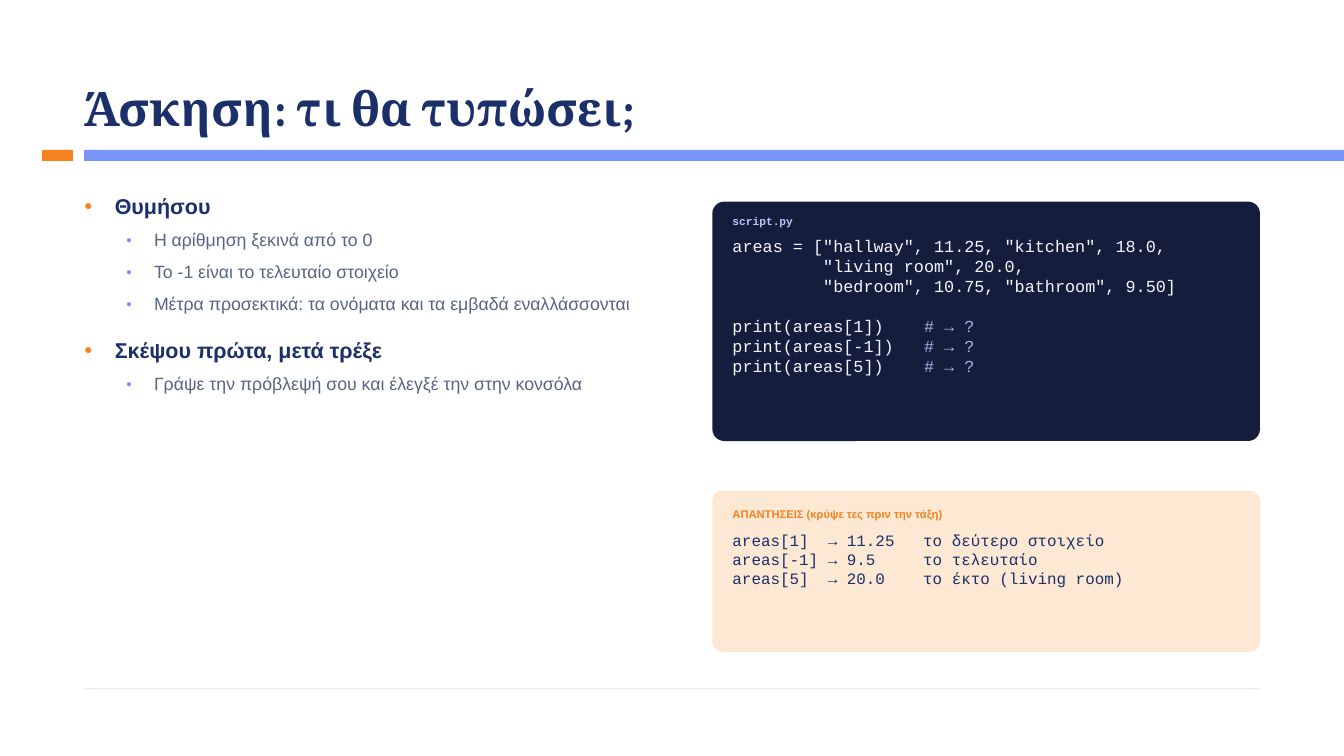
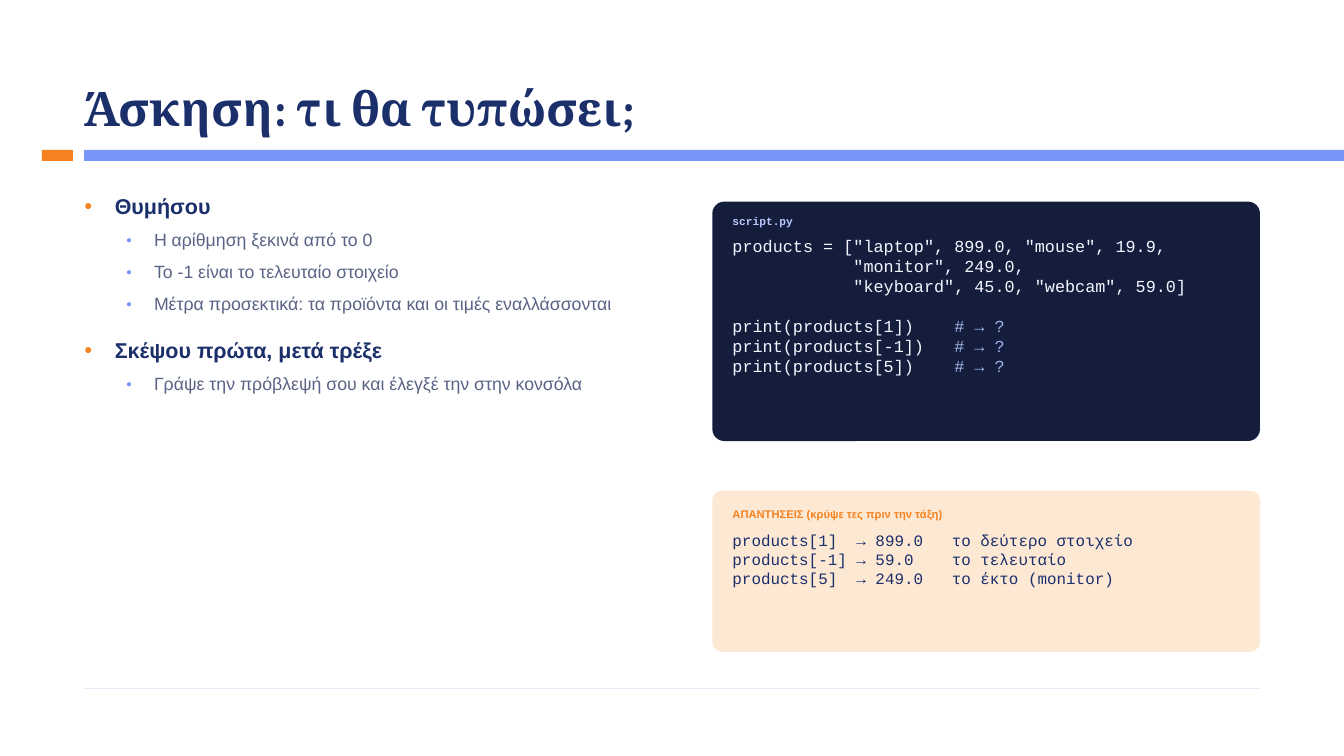
Before and after one commit to kalampokis/kalampokis.github.io, a slide deck: slide 26 of bap/Week3/BAP_Week3_Python_Basics.pptx. Drawn at 1344x756 pixels with LibreOffice and Linux fonts; fonts in the diff are those of the drawing. Boxes give left, top, right and bottom in pixels: in the first picture for what was removed or moved away, otherwise in the second. Text is boxed around its words. In the diff, an @@ line names an element or a change of style, - is before the commit and + after.

```diff
--- a/bap/Week3/BAP_Week3_Python_Basics.pptx
+++ b/bap/Week3/BAP_Week3_Python_Basics.pptx
@@ text at bbox=[732, 240, 1186, 376]: text changed @@
-areas = ["hallway", 11.25, "kitchen", 18.0,
-"living room", 20.0,
-"bedroom", 10.75, "bathroom", 9.50]
-print(areas[1]) # → ?
-print(areas[-1]) # → ?
-print(areas[5]) # → ?
+products = ["laptop", 899.0, "mouse", 19.9,
+"monitor", 249.0,
+"keyboard", 45.0, "webcam", 59.0]
+print(products[1]) # → ?
+print(products[-1]) # → ?
+print(products[5]) # → ?
@@ text at bbox=[154, 297, 611, 314]: text changed @@
-  ● Μέτρα προσεκτικά: τα ονόματα και τα εμβαδά εναλλάσσονται
+  ● Μέτρα προσεκτικά: τα προϊόντα και οι τιμές εναλλάσσονται
@@ text at bbox=[732, 535, 1114, 588]: text changed @@
-areas[1] → 11.25 το δεύτερο στοιχείο
-areas[-1] → 9.5 το τελευταίο
-areas[5] → 20.0 το έκτο (living room)
+products[1] → 899.0 το δεύτερο στοιχείο
+products[-1] → 59.0 το τελευταίο
+products[5] → 249.0 το έκτο (monitor)
```
Also in this commit, not shown: 25 other slides changed, 1 slide added, 1 slide removed, 1 other file.
